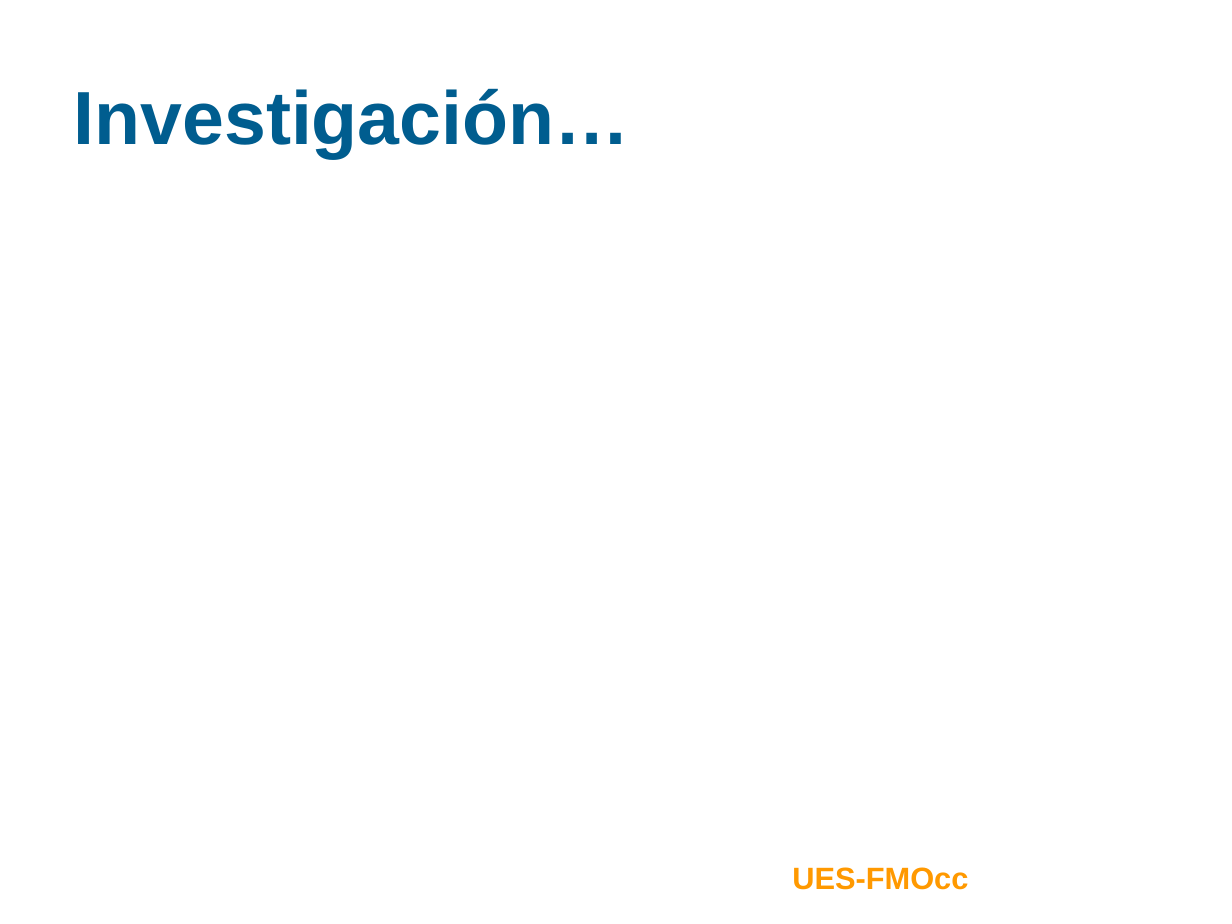
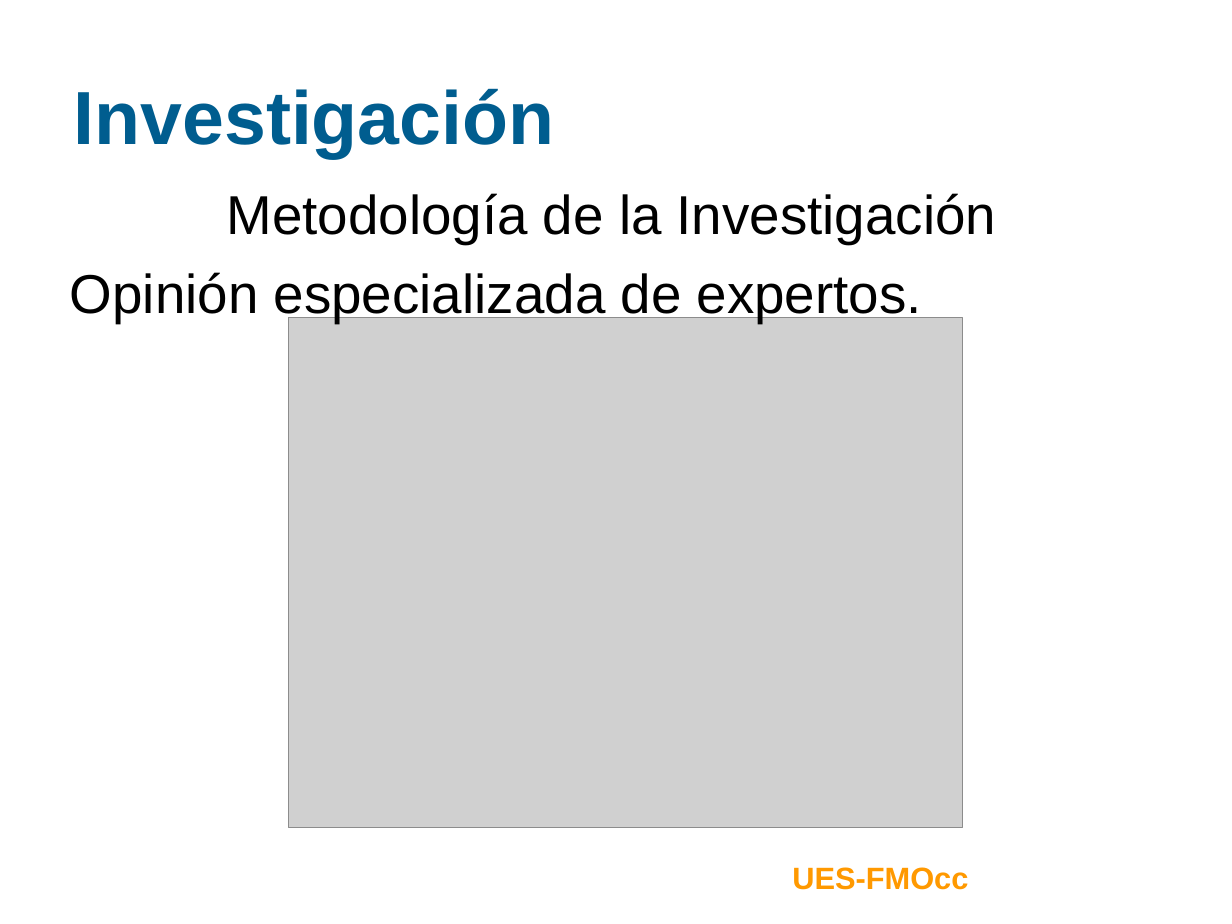
Before and after one commit to ramayac/jhard, a slide deck: slide 4 of presentaciones/segunda defensa/jhard-plantilla.ppt (slide 3 before the commit). Drawn at 1232x924 pixels with LibreOffice and Linux fonts; fonts in the diff are those of the drawing; grey boxes stand for pictures; background and template pictures are left out. Boxes give left, top, right and bottom in pixels: in the first picture for what was removed or moved away, otherwise in the second. Text is boxed around its words. In the diff, an @@ line names an element or a change of style, - is before the commit and + after.

```diff
--- a/presentaciones/segunda defensa/jhard-plantilla.ppt
+++ b/presentaciones/segunda defensa/jhard-plantilla.ppt
@@ title at [74, 88, 555, 158]: text changed @@
-Investigación…
+Investigación
@@ text added at [70, 193, 996, 323], 32 pt, text #000000 @@
+Metodología de la Investigación
+Opinión especializada de expertos.
@@ picture added at [288, 318, 962, 828] @@
```
Also in this commit, not shown: 2 other slides changed, 10 slides added.
